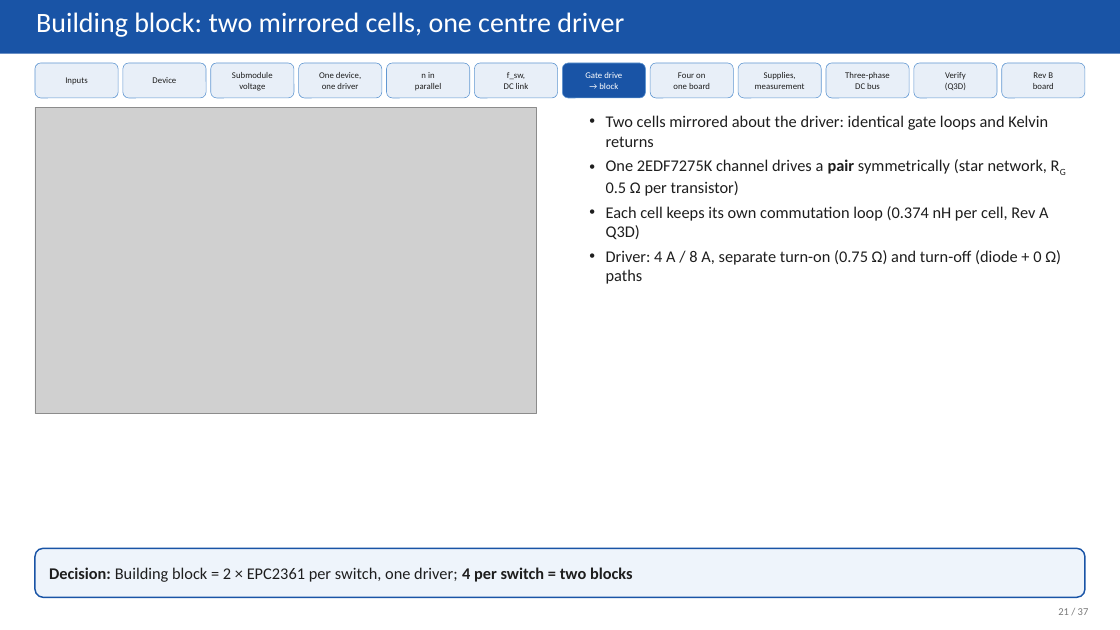
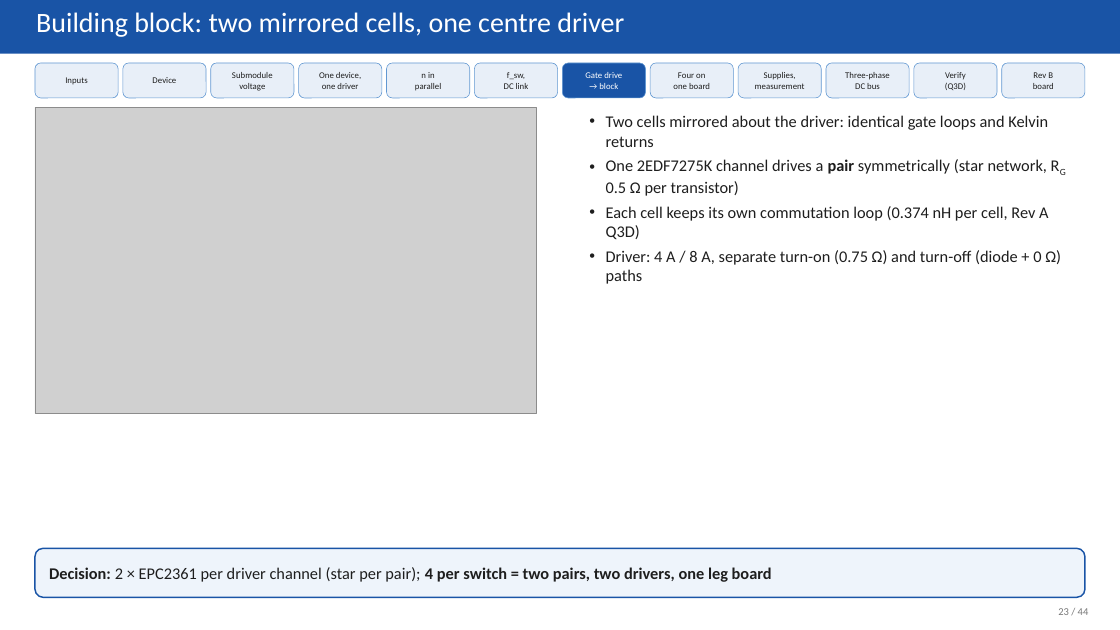
Before and after one commit to EnesAyaz/KTH, a slide deck: slide 23 of PCB-Design/reports/slides/spb_revb_design_flow.pptx (slide 21 before the commit). Drawn at 1120x630 pixels with LibreOffice and Linux fonts; fonts in the diff are those of the drawing; grey boxes stand for pictures. Boxes give left, top, right and bottom in pixels: in the first picture for what was removed or moved away, otherwise in the second. Text is boxed around its words. In the diff, an @@ line names an element or a change of style, - is before the commit and + after.

Commit message:
Rev B: 3D models for every part, board STEP, design-flow deck with final loop results
- make_3d_models_revb.py: box models (STEP + VRML) for 2EDF7275K, PMK UFCS, TDK 2220 (2.8 mm),
  WE-CNSW 1206, M6 AC bolt + Cu bar, LAM 4 + spreader; parts with project models move to spb_fab
- board STEP export (fab/spb-bb-revb.step); DRC 0/0/0, schematic = PCB
- render_3d_revb.py: 3D views for the deck from the KiCad models
- deck (44 slides): Rev B bypass figure, 3D slides, fast-loop Q3D results (0.69 nH with shunt,
  0.41 nH without, cells symmetric), shunt study, symmetry cause/fix; old full-board/busbar Q3D marked

```diff
--- a/PCB-Design/reports/slides/spb_revb_design_flow.pptx
+++ b/PCB-Design/reports/slides/spb_revb_design_flow.pptx
@@ text in rounded rectangle at bbox=[49, 567, 772, 582]: text changed; bold on @@
-Decision: Building block = 2 × EPC2361 per switch, one driver; 4 per switch = two blocks
+Decision: 2 × EPC2361 per driver channel (star per pair); 4 per switch = two pairs, two drivers, one leg board
@@ text at bbox=[1058, 608, 1089, 615]: text changed @@
-21 / 37
+23 / 44
```
Also in this commit, not shown: 34 other slides changed, 7 slides added, 44 other files.
